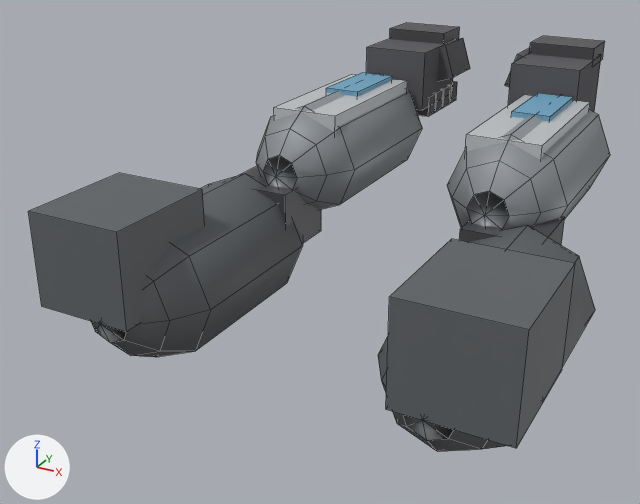
Before and after pictures for a commit that changed the Blender file assets/source/char_arms_fp.blend.
One viewpoint serves both versions: a camera (50 mm lens) standing at (0.262, -0.73, 0.124) and looking at (-0.053, -0.157, -0.162). Lighting does not change. The marker at lower left points along +X, +Y and +Z. The first picture is the older version. Mesh edges are drawn as thin lines.

Objects in the first picture: 'arms_fp'.
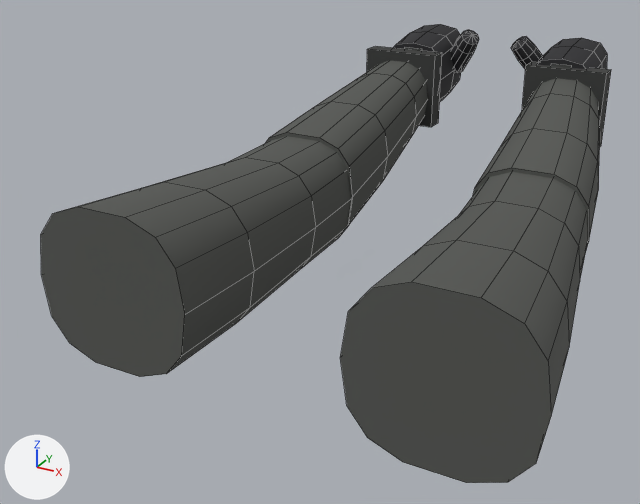
Pixel boxes [x1, y1, x2, y2] of what changed, in the pictures (640 x 504 px):
'arms_fp', recoloured, reshaped (7% taller)
    before: [28, 23, 610, 452]
    after: [41, 24, 611, 483]
part 1 of me_arms_fp_mesh, added
    after: [522, 62, 611, 146]
part 2 of me_arms_fp_mesh, added (mostly hidden)
    after: [551, 64, 572, 68]
part 3 of me_arms_fp_mesh, added
    after: [367, 46, 442, 127]
part 4 of me_arms_fp_mesh, added (mostly hidden)
    after: [405, 47, 422, 51]
part 5 of me_arms_fp_mesh, rebuilt (14% wider, 37% taller)
    before: [378, 225, 595, 452]
    after: [340, 172, 587, 483]
part 6 of me_arms_fp_mesh, rebuilt (22% narrower, 32% taller)
    before: [447, 95, 610, 228]
    after: [473, 78, 600, 254]
part 7 of me_arms_fp_mesh, rebuilt (46% wider, 32% taller)
    before: [91, 174, 303, 357]
    after: [41, 136, 350, 377]
part 8 of me_arms_fp_mesh, rebuilt
    before: [256, 73, 422, 210]
    after: [266, 60, 428, 239]
part 9 of me_arms_fp_mesh, deleted
    before: [28, 73, 590, 448]
part 10 of me_arms_fp_mesh, cut back
    before: [366, 23, 605, 112]
    after: [393, 24, 607, 101]

Patch to the scene script:
```diff
--- a/assets/source/char_arms_fp.blend.py
+++ b/assets/source/char_arms_fp.blend.py
@@ mat_ns_grip @@
 mat_ns_grip = principled_material('ns_grip')
-mat_ns_grip.base_color = (0.1, 0.1, 0.11)  # dark grey #59595d
+mat_ns_grip.base_color = (0.02, 0.02, 0.023)  # black #27272a
 mat_ns_grip.metallic = 0.02
@@ me_arms_fp_mesh @@
-me_arms_fp_mesh.from_pydata(...)  # 376 vertices, 356 faces; spans x -0.167..0.167, y -0.345..0.105, z -0.207..-0.022
-me_arms_fp_mesh.materials.append(mat_ns_body_dark)  # dark grey #65696c
-me_arms_fp_mesh.materials.append(mat_ns_body)  # grey #93979b
-me_arms_fp_mesh.materials.append(mat_ns_trim)  # dark grey #555559
-me_arms_fp_mesh.materials.append(mat_ns_body_light)  # light grey #cbced1
-me_arms_fp_mesh.materials.append(mat_ns_energy_cyan)  # blue #6fa6c4
+me_arms_fp_mesh.from_pydata(...)  # 712 vertices, 700 faces; spans x -0.18..0.18, y -0.33..0.136, z -0.199..-0.022
+# me_arms_fp_mesh part 1: a new loose piece, a box spanning x 0.043..0.113, y 0.047..0.065, z -0.108..-0.04, in mat_ns_cloth_dark (dark grey #383a38)
+# me_arms_fp_mesh part 2: a new loose piece, a box spanning x 0.063..0.081, y 0.055..0.07, z -0.054..-0.038, in mat_ns_armor (dark grey #464946)
+# me_arms_fp_mesh part 3: a new loose piece, a box spanning x -0.113..-0.043, y 0.047..0.065, z -0.108..-0.04, in mat_ns_cloth_dark (dark grey #383a38)
+# me_arms_fp_mesh part 4: a new loose piece, a box spanning x -0.081..-0.063, y 0.063..0.078, z -0.054..-0.038, in mat_ns_armor (dark grey #464946)
+# me_arms_fp_mesh part 5: the loose piece of 50 vertices spanning x 0.063..0.167, y -0.345..-0.115, z -0.207..-0.103 is rebuilt with 56 vertices and now spans x 0.052..0.18, y -0.33..-0.1, z -0.199..-0.081, in mat_ns_cloth (dark grey #545652)
+# me_arms_fp_mesh part 6: the loose piece of 50 vertices spanning x 0.039..0.131, y -0.17..0.06, z -0.146..-0.054 is rebuilt with 56 vertices and now spans x 0.048..0.145, y -0.104..0.06, z -0.179..-0.045, in mat_ns_cloth (dark grey #545652)
+# me_arms_fp_mesh part 7: the loose piece of 50 vertices spanning x -0.167..-0.063, y -0.345..-0.115, z -0.207..-0.103 is rebuilt with 56 vertices and now spans x -0.18..-0.052, y -0.33..-0.1, z -0.199..-0.081, in mat_ns_cloth (dark grey #545652)
+# me_arms_fp_mesh part 8: the loose piece of 50 vertices spanning x -0.131..-0.039, y -0.17..0.06, z -0.146..-0.054 is rebuilt with 56 vertices and now spans x -0.145..-0.048, y -0.104..0.06, z -0.179..-0.045, in mat_ns_cloth (dark grey #545652)
+# me_arms_fp_mesh part 9: 10 loose pieces with 80 vertices, spanning x -0.167..0.167, y -0.345..0.046, z -0.16..-0.053, are deleted
+# me_arms_fp_mesh part 10: 96 vertices removed from x -0.099..0.099, y 0.01..0.105, z -0.093..-0.022; 392 vertices added at x -0.102..0.102, y 0.056..0.136, z -0.099..-0.022
+# other edits to the shape of me_arms_fp_mesh do not show in these pictures
 me_arms_fp_mesh.materials.append(mat_ns_grip)
+me_arms_fp_mesh.materials.append(mat_ns_cloth)  # dark grey #545652
+me_arms_fp_mesh.materials.append(mat_ns_cloth_dark)  # dark grey #383a38
+me_arms_fp_mesh.materials.append(mat_ns_armor)  # dark grey #464946
```
